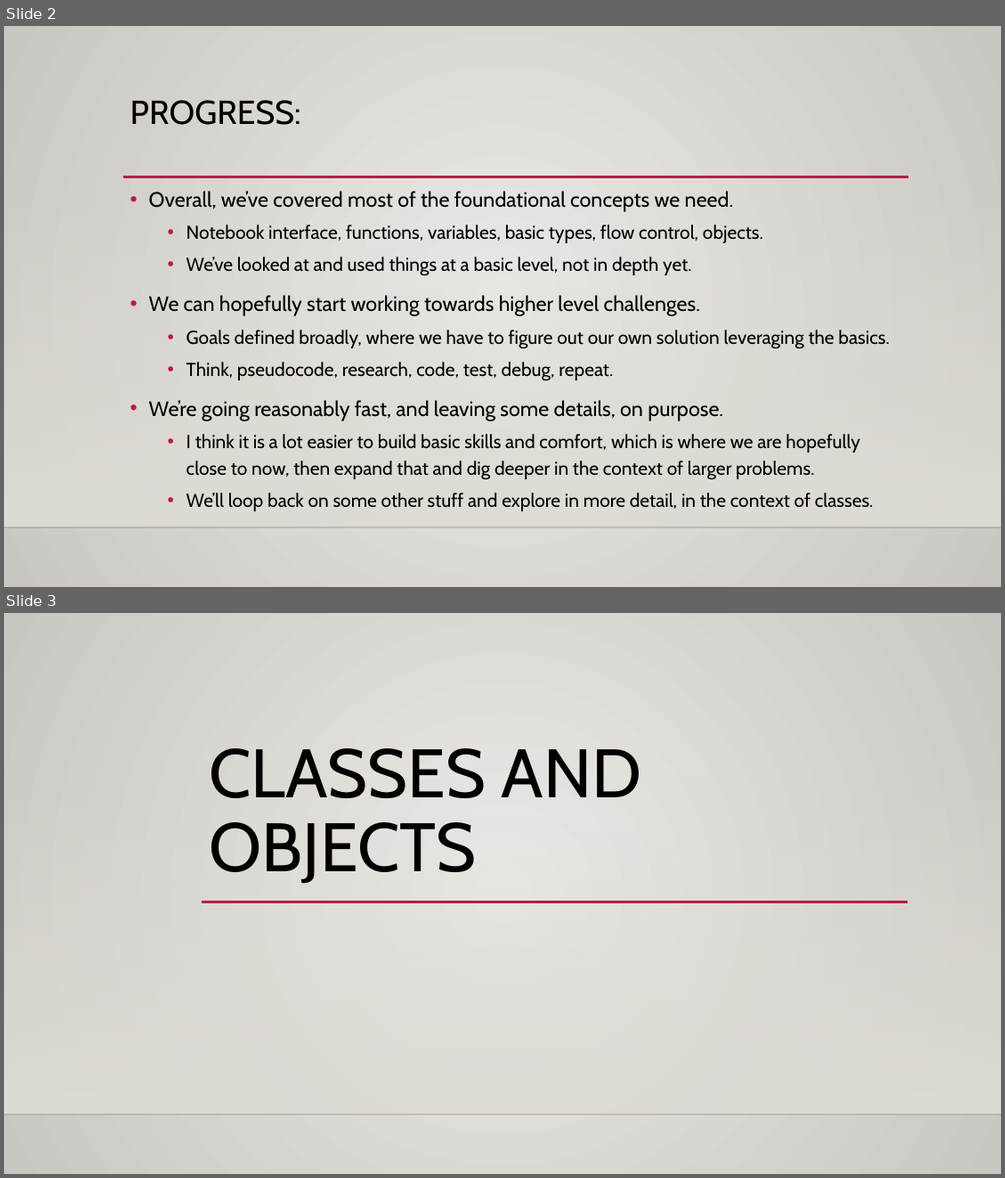
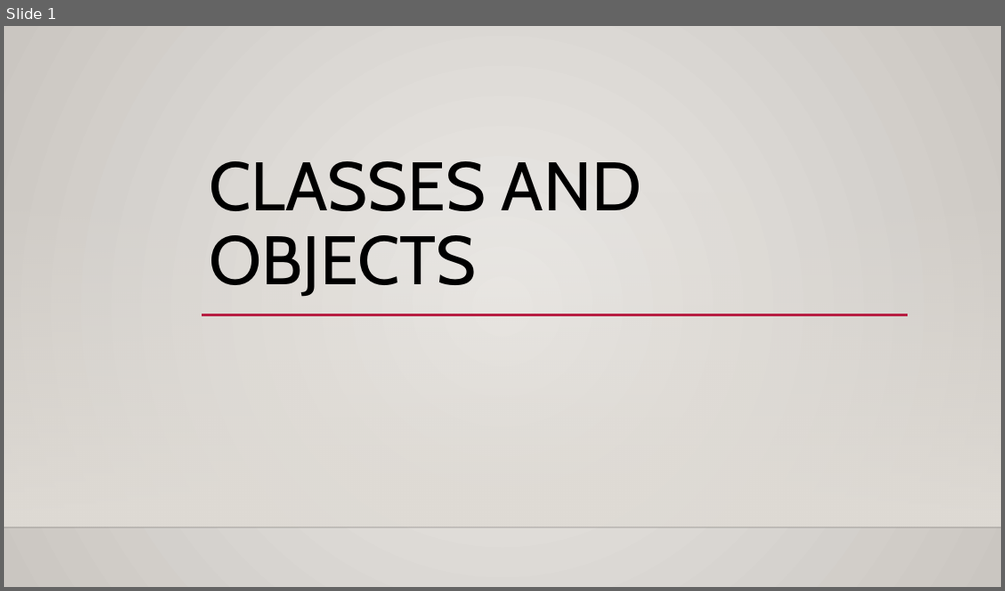
Before and after one commit to okohnkay/Programming_Basics_for_ML, a slide deck: course_material/slides/006_classes_obj_1.pptx. Shown one above the other, each under a label of ours: slides 2 and 3 before the commit, slide 1 after it. The pictures are 1005x1178 and 1005x591 pixels, drawn with LibreOffice and Linux fonts; fonts in the diff are those of the drawing; background and template pictures are left out. Boxes give left, top, right and bottom in pixels: in the first picture for what was removed or moved away, otherwise in the second. Text is boxed around its words. In the diff, an @@ line names an element or a change of style, - is before the commit and + after.

```diff
--- a/course_material/slides/006_classes_obj_1.pptx
+++ b/course_material/slides/006_classes_obj_1.pptx
@@ slide 2 removed at [4,26,1001,587], background gradient #ECEAE7 to #CAC7C1; not listed: 2 template elements that a slide beside it also shows @@
@@ title removed at [130,100,301,125] @@
-PROGRESS:
@@ line removed from (123, 177) to (909, 177) @@
@@ text removed at [149,191,889,511] @@
-• Overall, we’ve covered most of the foundational concepts we need.
-  • Notebook interface, functions, variables, basic types, flow control, objects.
-  • We’ve looked at and used things at a basic level, not in depth yet.
-• We can hopefully start working towards higher level challenges.
-  • Goals defined broadly, where we have to figure out our own solution leveraging the basics.
-  • Think, pseudocode, research, code, test, debug, repeat.
-• We’re going reasonably fast, and leaving some details, on purpose.
-  • I think it is a lot easier to build basic skills and comfort, which is where we are hopefully close to now, then expand that and dig deeper in the context of larger problems.
-  • We’ll loop back on some other stuff and explore in more detail, in the context of classes.
@@ what was slide 3 is now slide 1 @@
```
Also in this commit, not shown: 1 other slide removed, 1 other file.
